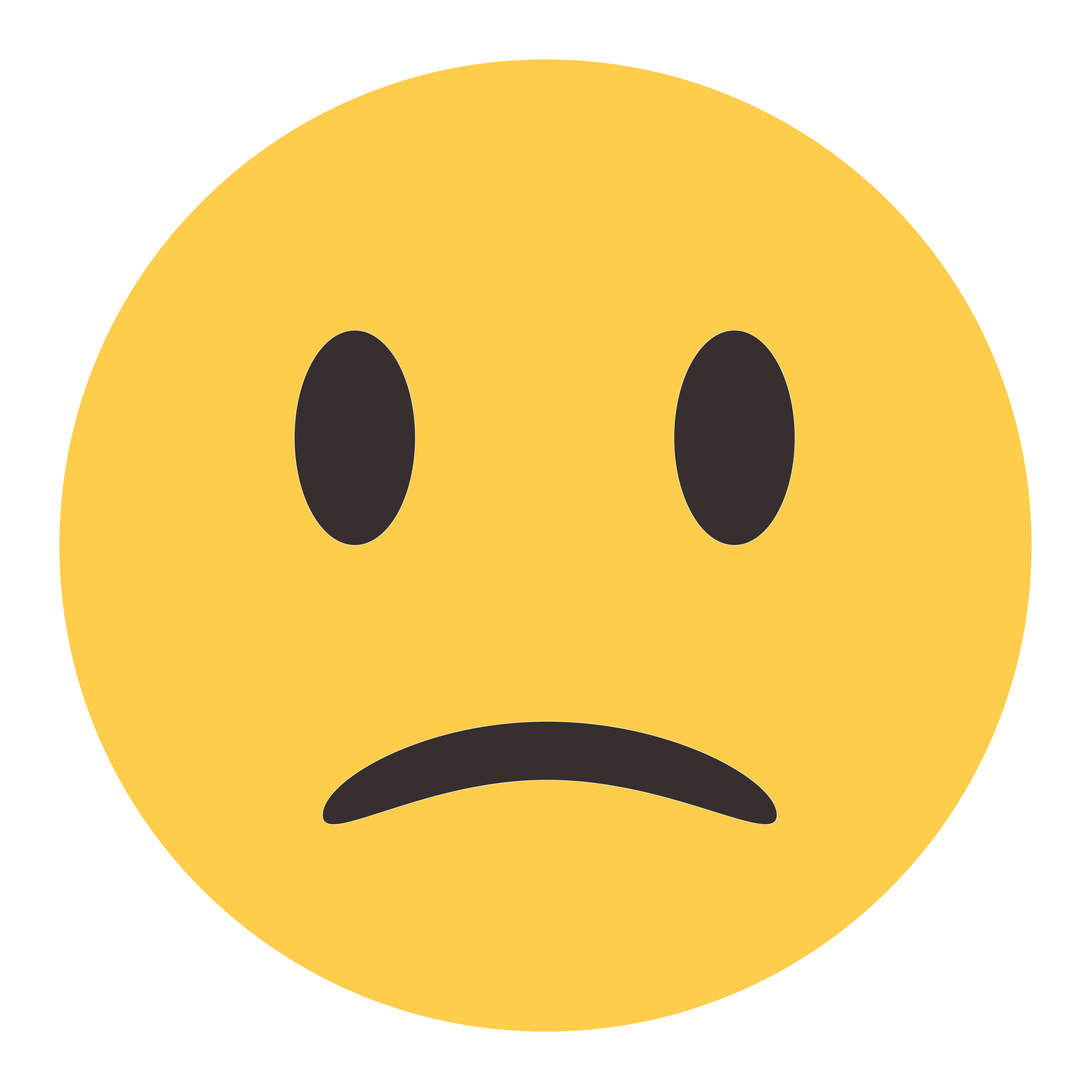
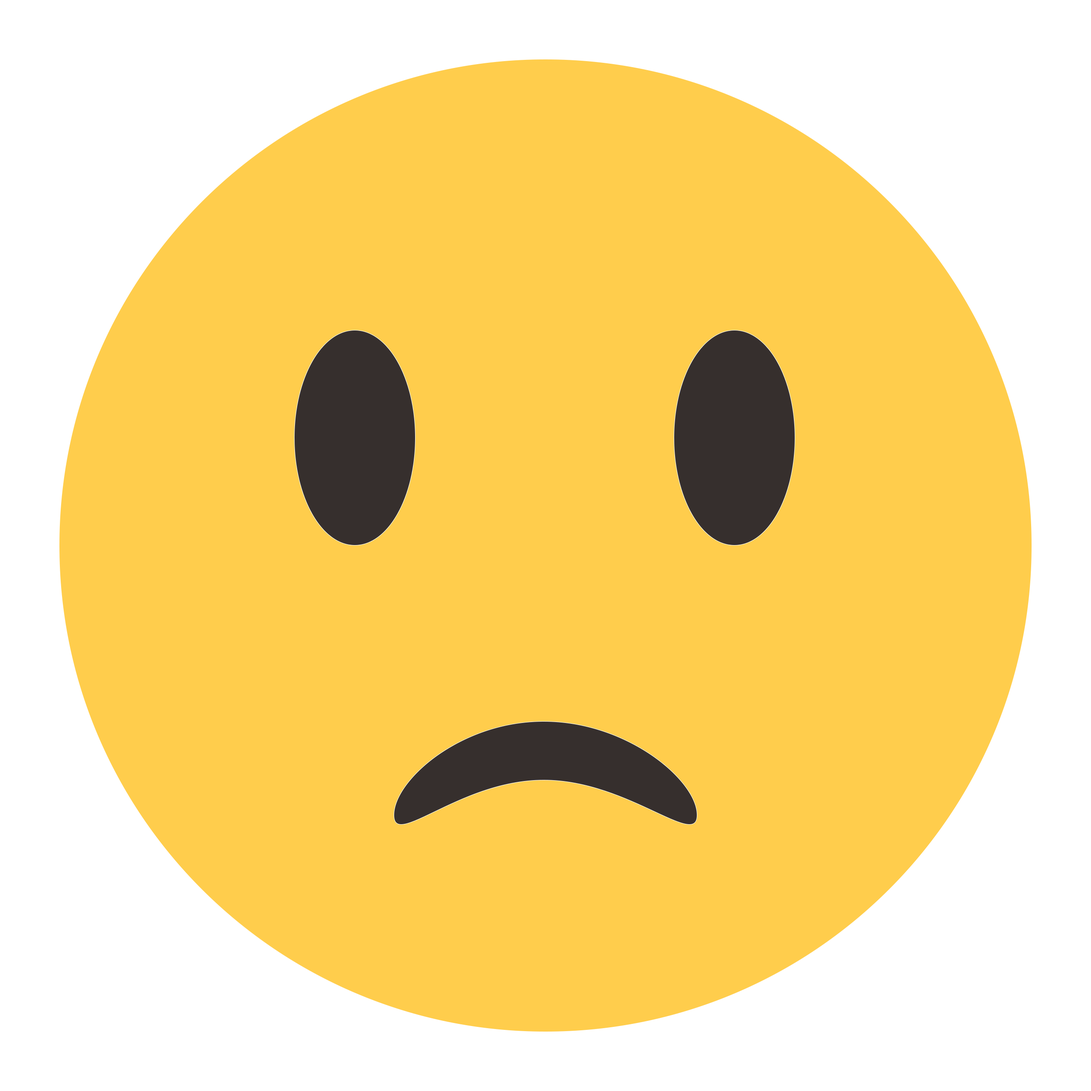
Revision of a layered 1091x1091 image; what changed, layer by layer:
painted on "Ellipse 3" over (322, 721, 778, 826)
painted on "Ellipse 1" over (125, 110, 838, 981)
